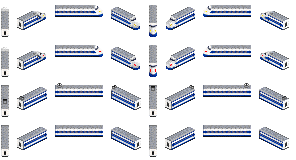
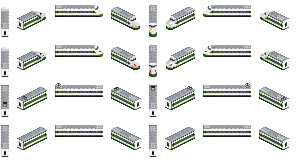
Before/after of a 296 × 160 layered artwork. What changed in the layer stack:
painted on "Lights" over [167,27,168,68]
removed layer "Pantos" over [3,83,287,104]
added group "Pantos" with 8 layers above "Reference" over [3,83,286,107]
added layer "Panto 1" in group "Pantos" over [3,102,7,107]
added layer "Panto 2" in group "Pantos" over [22,96,27,100]
added layer "Panto 3" in group "Pantos" over [56,83,61,88]
added layer "Panto 4" in group "Pantos" over [114,87,119,91]
added layer "Panto 6" in group "Pantos" over [187,86,192,90]
added layer "Panto 7" in group "Pantos" over [245,83,250,88]
added layer "Panto 8" in group "Pantos" over [281,97,286,101]
added layer "200 Series take 1" above "0 Series take 1 Kodama" over [1,5,289,150]
renamed "Sprites Take 1 Kodama" to "0 Series take 1 Kodama", showed it, painted on it over [1,5,289,150]
renamed "Sprites Take 1" to "0 Series take 1", hid it, painted on it over [1,5,289,150]
